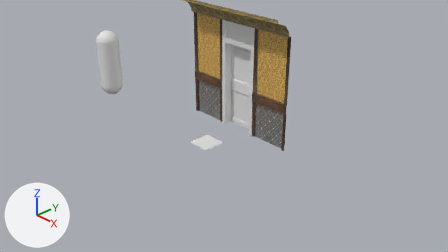
One commit to the Blender file Blender/door/door.blend: the scene before it, then after it.
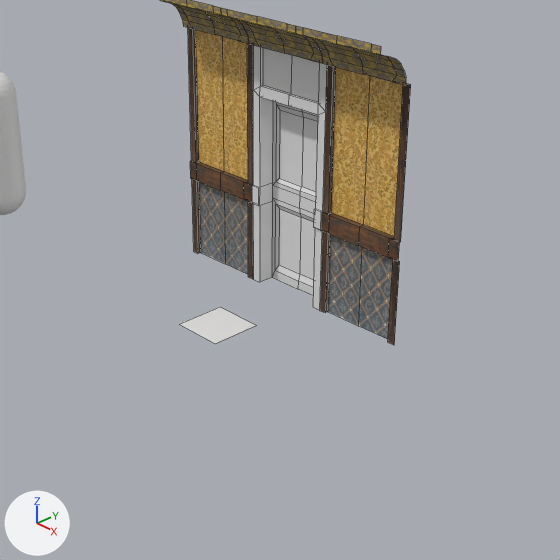
Each version is shown from the file's camera 'Camera', then close up on the part from 25% to 80% of the width and 0% to 97% of the height. The axes (+X, +Y, +Z) are drawn at lower left. The lights are the same throughout. The close-ups show mesh edges as thin lines.

In view in the first close-up: 'Plane', 'Sphere', 'Wall_1', 'Wall_1.001', 'Wall_1.002', 'Wall_1.004', 'Wall_1.005', 'Wall_1.006', 'Wall_1.007', 'door_1', 'door_wall_1_a', 'door_wall_1_b', 'door_wall_1_c'.
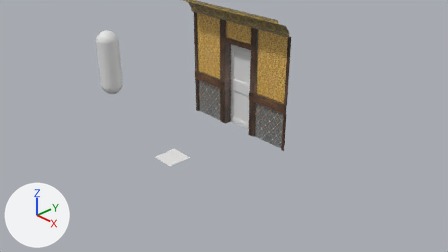
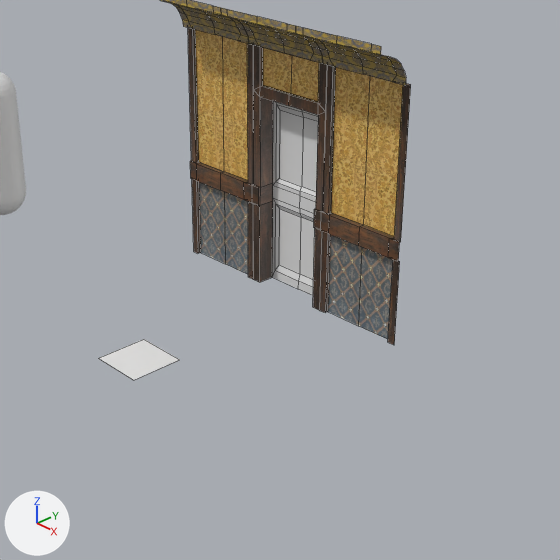
What differs and where, as boxes (x1, y1, x2, y2) in the close-ups (560 x 560 px):
'door_1', reshaped
    both: (272, 101, 318, 296)
'door_wall_1_a', surface changed, reshaped (grey to brown)
    both: (252, 45, 327, 310)
'Plane', moved
    before: (180, 307, 256, 344)
    after: (98, 339, 180, 380)
'door_wall_1_b', recoloured, reshaped (grey to brown)
    both: (263, 48, 319, 102)

Diff of the bpy script that builds the scene:
```diff
--- a/Blender/door/door.blend.py
+++ b/Blender/door/door.blend.py
@@ me_plane_006 @@
 me_plane_006.from_pydata(...)  # 4 vertices, 1 face; spans x 0.1..0.5, y -0.003, z 2.183..2.6
+me_plane_006.materials.append(mat_wallpaper_1_jpg)  # picture img_wallpaper_1_jpg
@@ me_plane_015 @@
 me_plane_015.from_pydata(...)  # 29 vertices, 18 faces; spans x 0.0..0.5, y -0.1..0.2, z 0.01..2.6
 # used by ob_door_wall_1_a; location = (-0.5, 1.0, 0.0)
+# me_plane_015 part 1: 18 faces spanning x 0.0..0.5, y -0.1..0.2, z 0.01..2.6 switch from no material to mat_wood_jpg (picture img_wood_jpg)
@@ ob_plane @@
 ob_plane = bpy.data.objects.new('Plane', me_plane)
-ob_plane.location = (0.0, 0.0, 0.0)
+ob_plane.location = (0.0, -1.0, 0.0)
 ob_plane.scale = (0.276, 0.276, 0.276)
```
